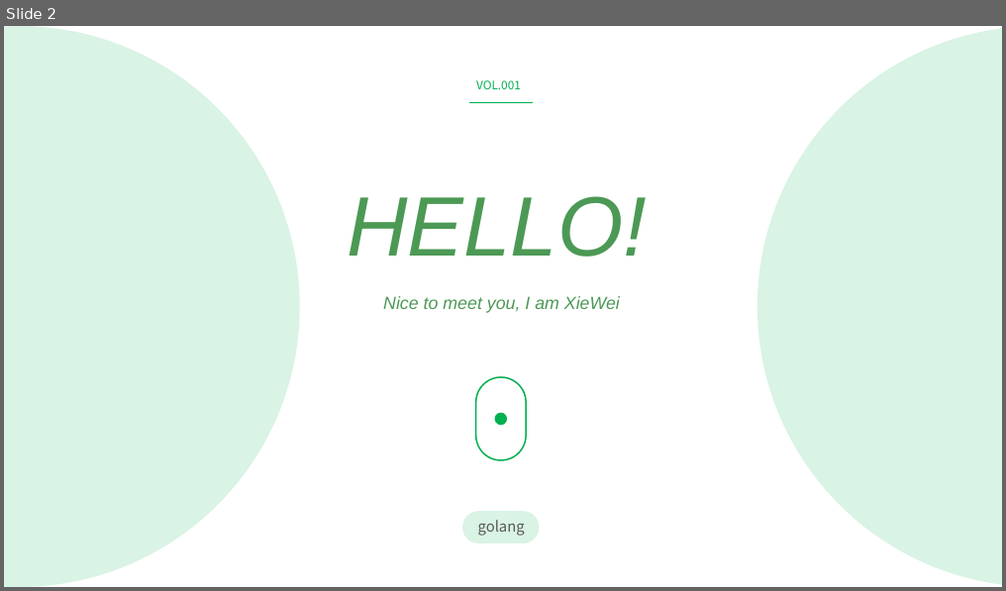
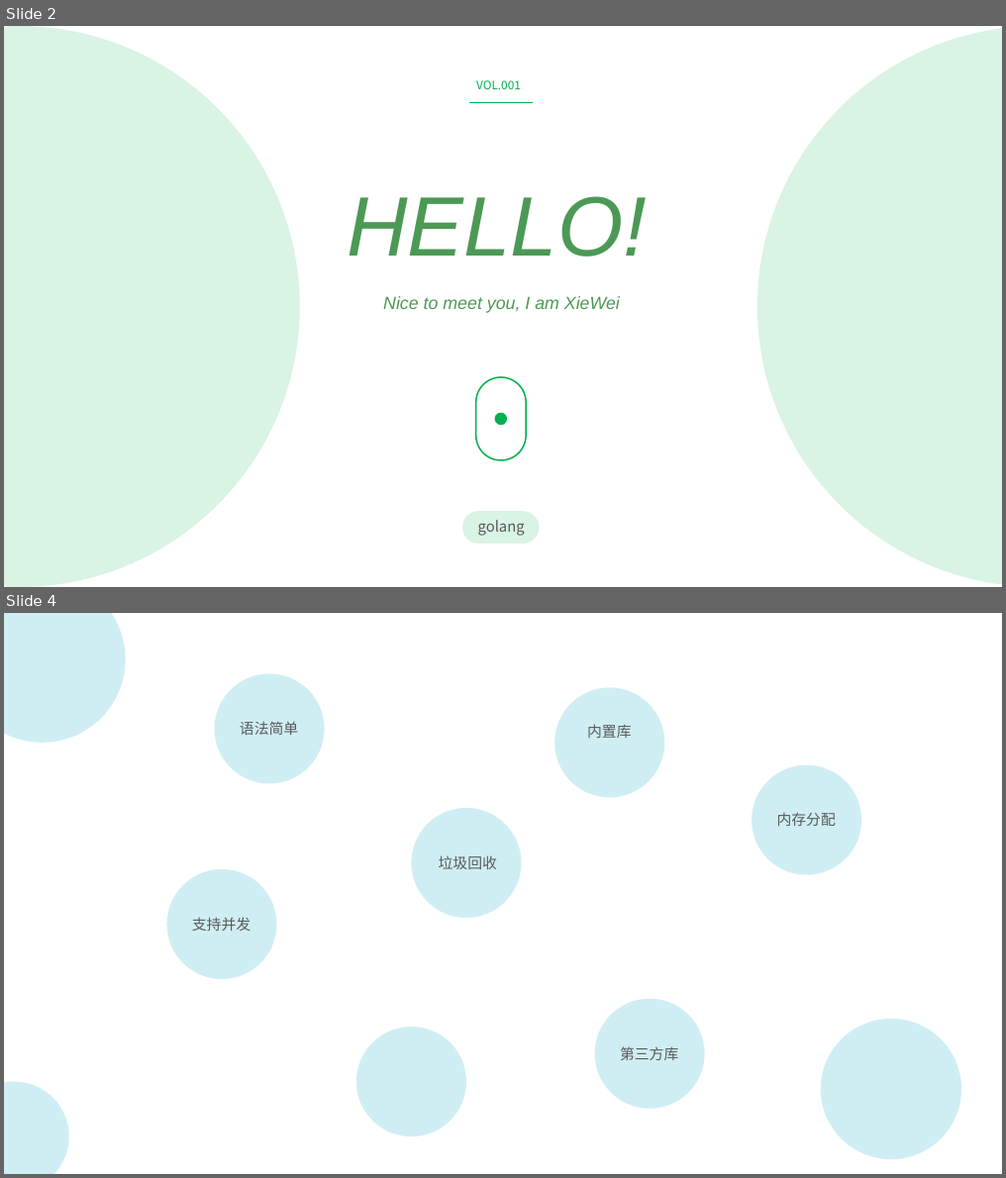
Before and after one commit to XieWeiXie/Gopher-By-Example, a slide deck: PowerPoint/00-01.pptx. Shown one above the other, each under a label of ours: slide 2 before the commit, slides 2 and 4 after it; the slides between them are not shown. The pictures are 1006x591 and 1006x1178 pixels, drawn with LibreOffice and Linux fonts; fonts in the diff are those of the drawing. Boxes give left, top, right and bottom in pixels: in the first picture for what was removed or moved away, otherwise in the second. Text is boxed around its words. In the diff, an @@ line names an element or a change of style, - is before the commit and + after.

```diff
--- a/PowerPoint/00-01.pptx
+++ b/PowerPoint/00-01.pptx
@@ slide 4 added at box(4, 613, 1002, 1174), background #FFFFFF @@
@@ ellipse added at box(4, 613, 126, 743), fill #75CEDE at 34% opacity @@
@@ ellipse added at box(214, 673, 324, 783), fill #75CEDE at 34% opacity @@
@@ ellipse added at box(554, 687, 664, 797), fill #75CEDE at 34% opacity @@
@@ text added at box(240, 721, 298, 735), 20 pt, text #595959 @@
+语法简单
@@ text added at box(587, 724, 631, 738), 20 pt, text #595959 @@
+内置库
@@ ellipse added at box(751, 765, 861, 875), fill #75CEDE at 34% opacity @@
@@ ellipse added at box(411, 808, 521, 918), fill #75CEDE at 34% opacity @@
@@ text added at box(777, 812, 836, 826), 20 pt, text #595959 @@
+内存分配
@@ ellipse added at box(166, 869, 276, 979), fill #75CEDE at 34% opacity @@
@@ text added at box(439, 856, 497, 869), 20 pt, text #595959 @@
+垃圾回收
@@ text added at box(192, 917, 251, 931), 20 pt, text #595959 @@
+支持并发
@@ ellipse added at box(356, 1027, 466, 1137), fill #75CEDE at 34% opacity @@
@@ ellipse added at box(594, 999, 704, 1109), fill #75CEDE at 34% opacity @@
@@ ellipse added at box(821, 1019, 961, 1160), fill #75CEDE at 34% opacity @@
@@ text added at box(620, 1047, 678, 1060), 20 pt, text #595959 @@
+第三方库
@@ ellipse added at box(4, 1082, 69, 1174), fill #75CEDE at 34% opacity @@
```
Also in this commit, not shown: 3 slides changed, 3 other files.
